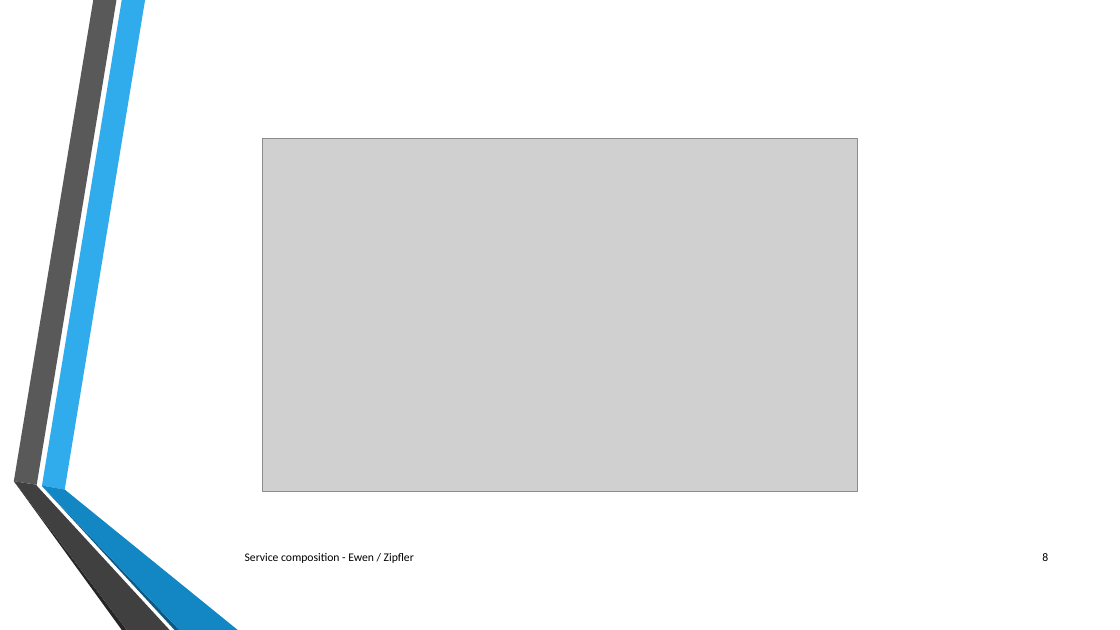
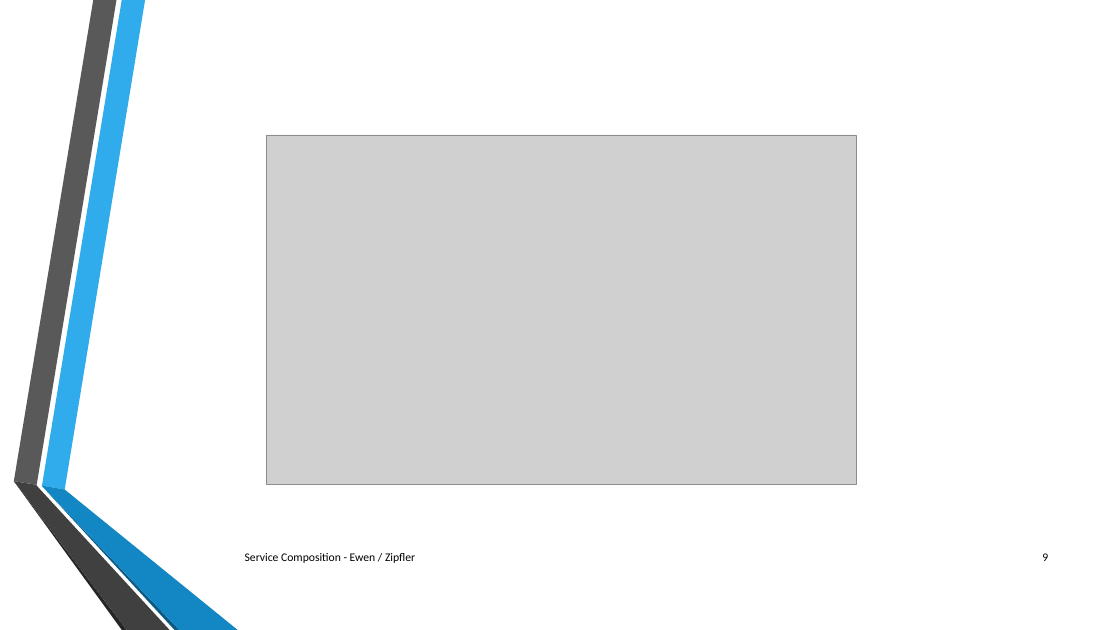
Before and after one commit to jzipfler/HTW-SwArchitektur, a slide deck: slide 9 of doc/slides.pptx (slide 8 before the commit). Drawn at 1120x630 pixels with LibreOffice and Linux fonts; fonts in the diff are those of the drawing; grey boxes stand for pictures; background and template pictures are left out. Boxes give left, top, right and bottom in pixels: in the first picture for what was removed or moved away, otherwise in the second. Text is boxed around its words. In the diff, an @@ line names an element or a change of style, - is before the commit and + after.

```diff
--- a/doc/slides.pptx
+++ b/doc/slides.pptx
@@ picture: place and size @@
-picture at <box>263,139,857,492</box>
+picture at <box>266,135,856,485</box>
@@ text at <box>245,553,415,563</box>: text changed @@
-Service composition - Ewen / Zipfler
+Service Composition - Ewen / Zipfler
@@ page number at <box>1042,553,1048,561</box>: text changed @@
-8
+9
```
Also in this commit, not shown: 9 other slides changed, 1 slide added, 1 slide removed, 2 other files.
